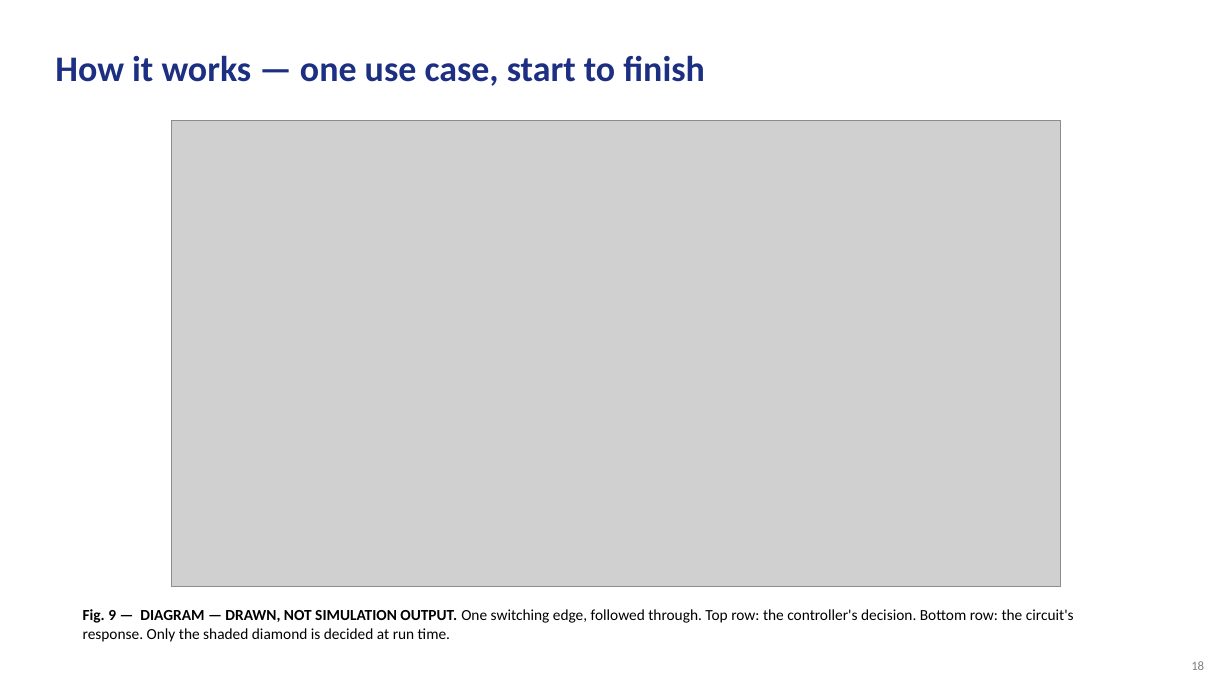
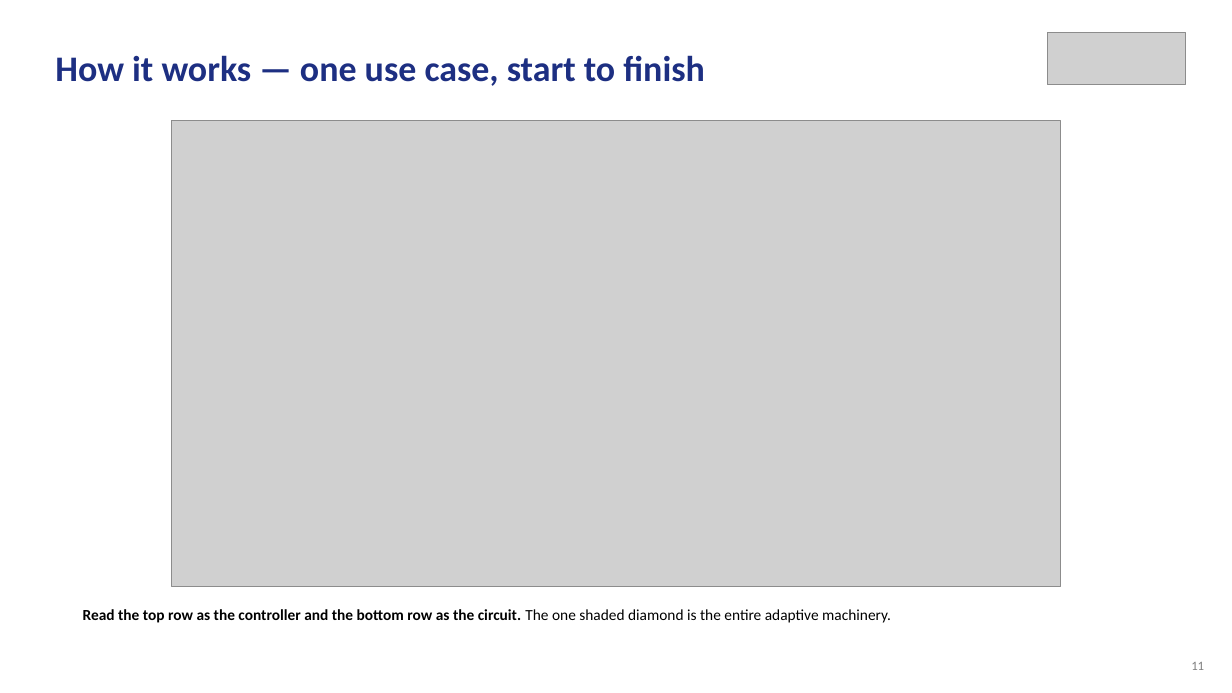
Before and after one commit to Amritha902/gan-driver, a slide deck: slide 11 of review/Review1_GaN_Segmented_Gate_Driver.pptx (slide 18 before the commit). Drawn at 1232x693 pixels with LibreOffice and Linux fonts; fonts in the diff are those of the drawing; grey boxes stand for pictures. Boxes give left, top, right and bottom in pixels: in the first picture for what was removed or moved away, otherwise in the second. Text is boxed around its words. In the diff, an @@ line names an element or a change of style, - is before the commit and + after.

```diff
--- a/review/Review1_GaN_Segmented_Gate_Driver.pptx
+++ b/review/Review1_GaN_Segmented_Gate_Driver.pptx
@@ picture added at [1047,32,1186,85] @@
@@ text at [83,609,891,623]: text changed; bold on @@
-Fig. 9 — DIAGRAM — DRAWN, NOT SIMULATION OUTPUT. One switching edge, followed through. Top row: the controller's decision. Bottom row: the circuit's response. Only the shaded diamond is decided at run time.
+Read the top row as the controller and the bottom row as the circuit. The one shaded diamond is the entire adaptive machinery.
@@ text at [1191,662,1204,670]: text changed @@
-18
+11
```
Also in this commit, not shown: 19 other slides changed, 15 slides added, 32 slides removed, 5 other files.
